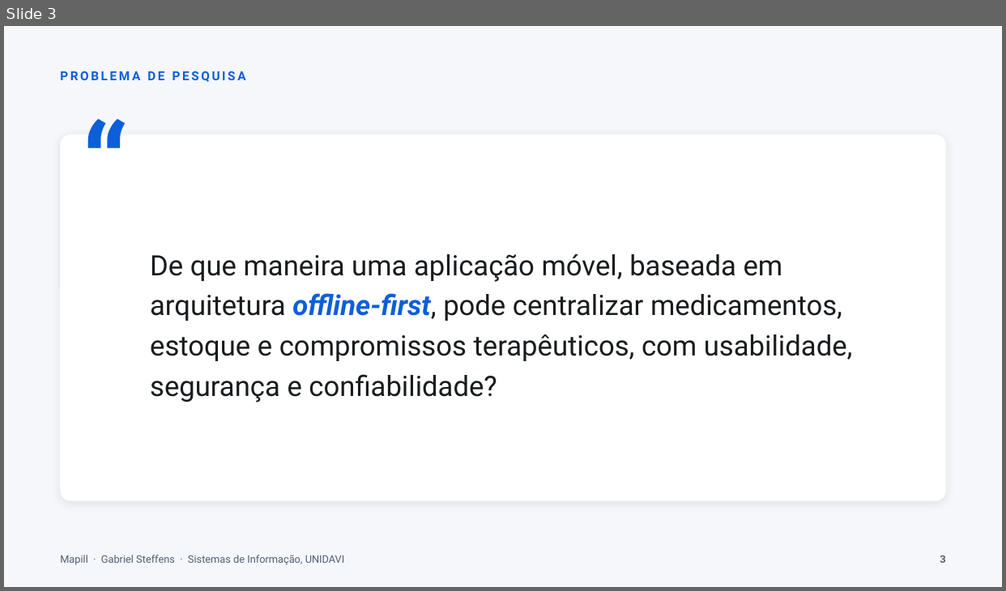
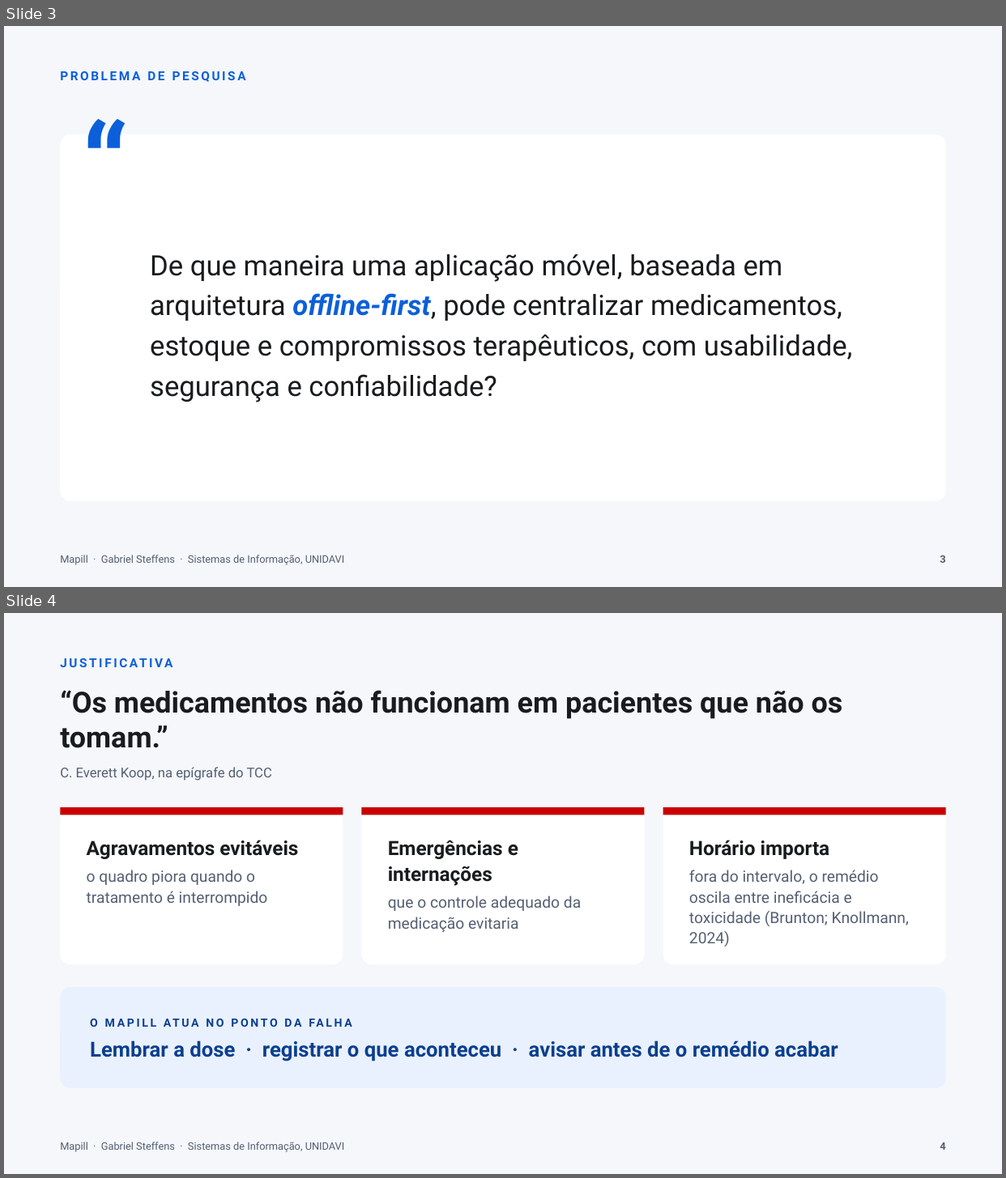
Before and after one commit to gabste8831/Mapill-Health-App, a slide deck: docs/tcc/apresentacao-mapill.pptx. Shown one above the other, each under a label of ours: slide 3 before the commit, slides 3 and 4 after it. The pictures are 1006x591 and 1006x1178 pixels, drawn with LibreOffice and Linux fonts; fonts in the diff are those of the drawing. Boxes give left, top, right and bottom in pixels: in the first picture for what was removed or moved away, otherwise in the second. Text is boxed around its words. In the diff, an @@ line names an element or a change of style, - is before the commit and + after.

Commit message:
docs(tcc): justificativa em dois slides (nao adesao e mercado), sem sombras

```diff
--- a/docs/tcc/apresentacao-mapill.pptx
+++ b/docs/tcc/apresentacao-mapill.pptx
@@ slide 4 added at (4,613,1002,1174), background #F5F7FA @@
@@ text added at (60,654,734,677), 12 pt, text #0B5FD9, bold @@
+JUSTIFICATIVA
@@ text added at (60,690,843,748), 28 pt, text #191C1E, bold @@
+“Os medicamentos não funcionam em pacientes que não os tomam.”
@@ text added at (60,767,272,781), 13 pt, text #545F73 @@
+C. Everett Koop, na epígrafe do TCC
@@ rounded rectangle added at (60,807,343,965), fill #FFFFFF @@
@@ rectangle added at (60,807,343,815), fill #C90000 @@
@@ rounded rectangle added at (362,807,645,965), fill #FFFFFF @@
@@ rectangle added at (362,807,645,815), fill #C90000 @@
@@ rounded rectangle added at (663,807,947,965), fill #FFFFFF @@
@@ rectangle added at (663,807,947,815), fill #C90000 @@
@@ text added at (87,840,298,906), 15 pt, text #545F73 @@
+Agravamentos evitáveis
+o quadro piora quando o tratamento é interrompido
@@ text added at (388,840,581,932), 15 pt, text #545F73 @@
+Emergências e internações
+que o controle adequado da medicação evitaria
@@ text added at (689,840,909,947), 15 pt, text #545F73 @@
+Horário importa
+fora do intervalo, o remédio oscila entre ineficácia e toxicidade (Brunton; Knollmann, 2024)
@@ rounded rectangle added at (60,987,946,1088), fill #EAF1FE @@
@@ text added at (90,1019,838,1062), 20 pt, text #0A3F8F, bold @@
+O MAPILL ATUA NO PONTO DA FALHA
+Lembrar a dose · registrar o que aconteceu · avisar antes de o remédio acabar
@@ text added at (60,1142,345,1152), 10 pt, text #545F73 @@
+Mapill · Gabriel Steffens · Sistemas de Informação, UNIDAVI
@@ text added at (940,1143,945,1150), 10 pt, text #545F73, bold @@
+4
@@ slide 3 changed as well @@
@@ rounded rectangle at (60,135,946,501): shadow off @@
```
Also in this commit, not shown: 15 other slides changed, 2 other files.
